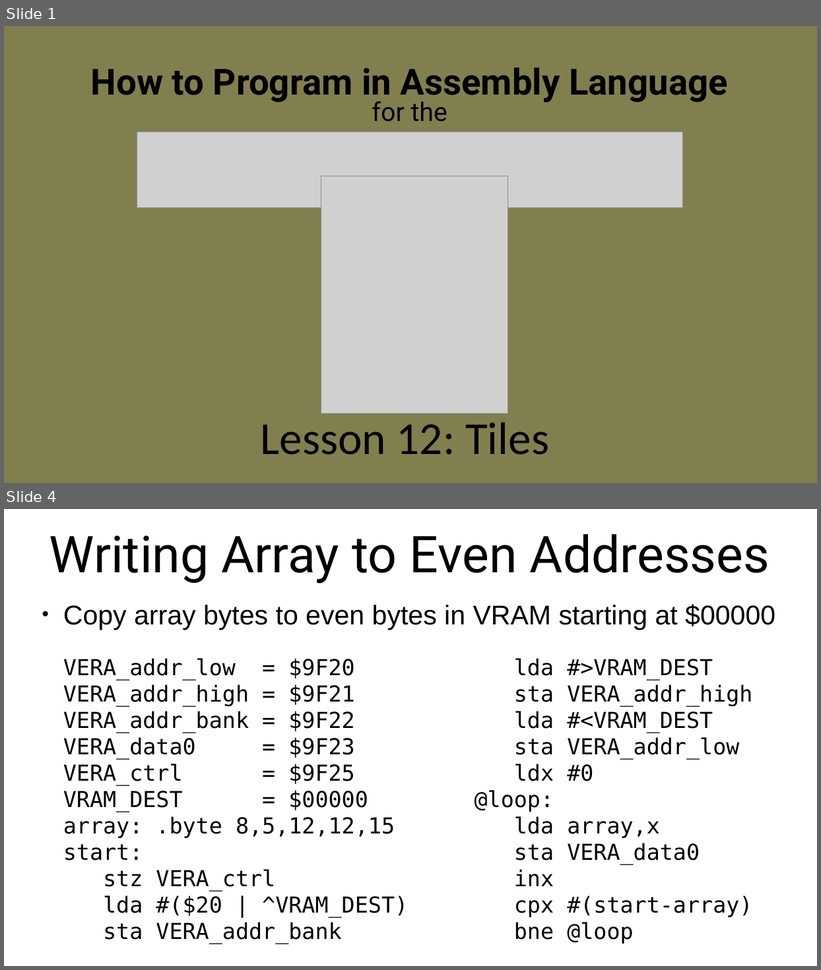
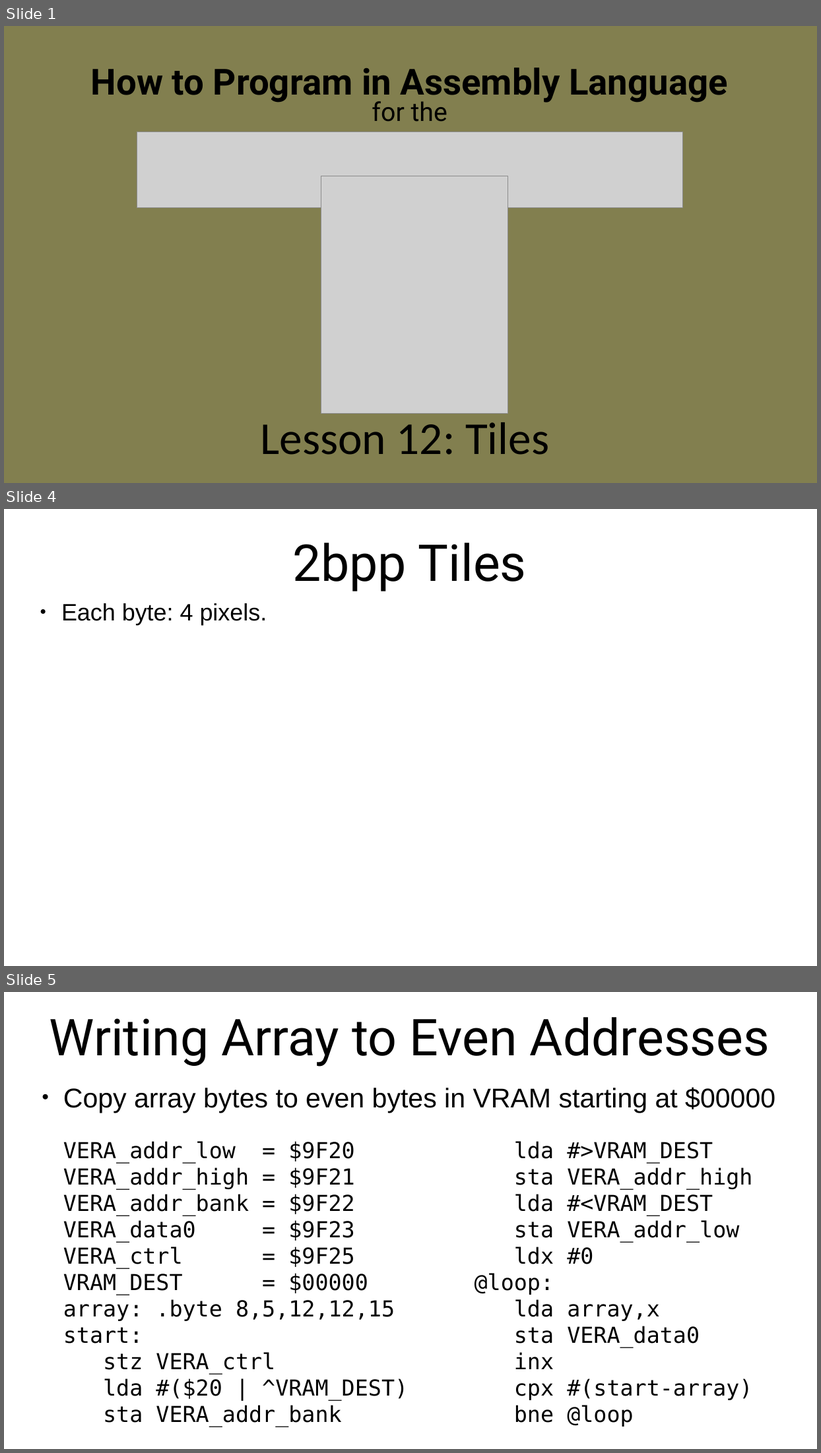
Before and after one commit to SlithyMatt/x16-assembly-tutorial, a slide deck: Lesson12/Lesson12.odp. Shown one above the other, each under a label of ours: slides 1 and 4 before the commit, slides 1, 4 and 5 after it; the slides between them are not shown. The pictures are 821x970 and 821x1453 pixels, drawn with LibreOffice and Linux fonts; fonts in the diff are those of the drawing; grey boxes stand for pictures. Boxes give left, top, right and bottom in pixels: in the first picture for what was removed or moved away, otherwise in the second. Text is boxed around its words. In the diff, an @@ line names an element or a change of style, - is before the commit and + after.

```diff
--- a/Lesson12/Lesson12.odp
+++ b/Lesson12/Lesson12.odp
@@ slide 4 added at (4, 509, 817, 966), background #FFFFFF @@
@@ title added at (292, 543, 527, 591), 60 pt, text #000000 @@
+2bpp Tiles
@@ text added at (61, 603, 267, 625), 28 pt, text #000000 @@
+● Each byte: 4 pixels.
@@ what was slide 4 is now slide 5 @@
```
Also in this commit, not shown: 2 other slides added, 3 slides removed, 2 other files.
